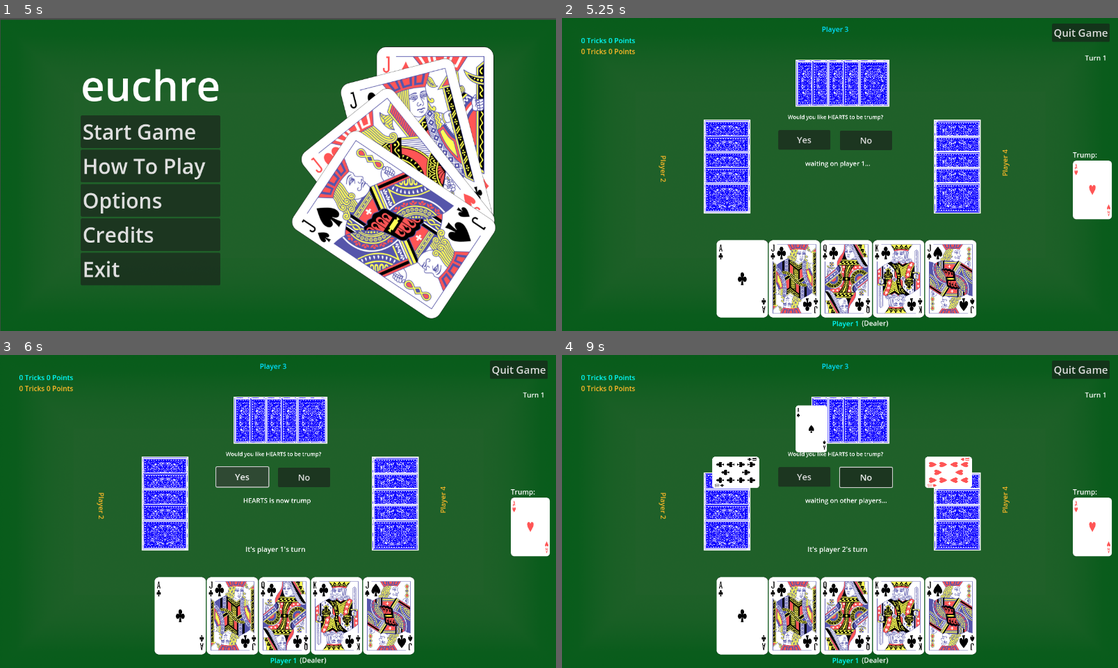
Above: before the commit, frames 1-4 (two rows, left to right).
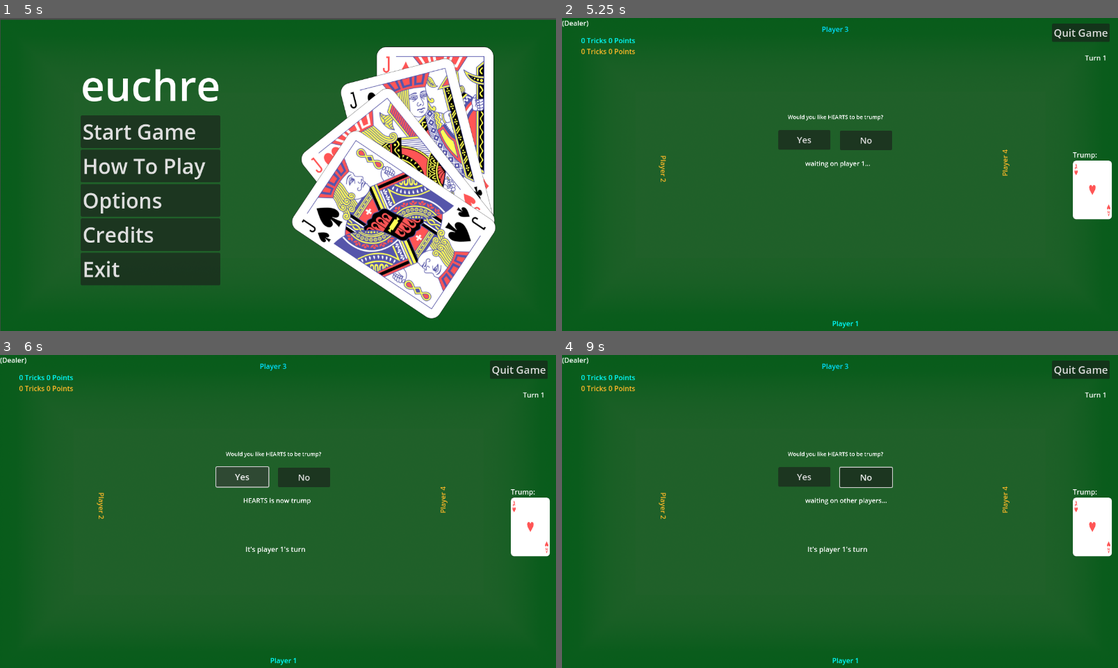
Above: after the commit, the same moments.

Repository: rayaboutany/Euchre
Game: Godot game, scene res://scenes/mainmenu.tscn
Same seed, same stepped clock (60 frames per second), same inputs: the game is played once before the commit and once after it.
Inputs (mouse positions are in pixels of both pictures, inside the frame that each line leads up to):
- Up to frame 1 (5 s): click "How To Play" at 0.5 s; click "Back" at 1.25 s; click "Options" at 2 s; click "Back" at 2.75 s; click "Credits" at 3.5 s; click "Back" at 4.25 s
- Up to frame 2 (5.25 s): click "Start Game" at 5 s
- Up to frame 3 (6 s): click "Yes" at 5.75 s
- Up to frame 4 (9 s): click "Yes" at 6.5 s; click "Yes" at 7.25 s; click "No" at 8 s; move the mouse to (962, 495) at 8.77 s; click (962, 495) at 8.92 s

Frame 1 is identical in both runs. In frame 2, 19% of the frame differs, in the area x 0-76%, y 0-99%; in frame 3, 19%; in frame 4, 19%.
Error after the commit: Parse Error: Preload file "res://scenes/card2.tscn" does not exist. (res://scripts/table.gd:3)

Commit message:
animations functional

Diff:
--- a/scripts/table.gd
+++ b/scripts/table.gd
@@ -1,6 +1,6 @@
 extends Node2D
 #variables and signals
-var load_card = preload("res://scenes/card.tscn")
+var load_card = preload("res://scenes/card2.tscn")
 var deck = []
 var playerHand = []
 var suits = ["HEARTS","DIAMONDS","CLUBS","SPADES"]
@@ -229,16 +229,21 @@
 	for i in 5:
 		if playerHand[i] != null:
 			if playerHand[i].id == card.id:
-				playerHand[i].position -= Vector2(0,100)
+				#playerHand[i].position -= Vector2(0,100)
+				var anim = playerHand[i].get_node("AnimationPlayer")
+				anim.play("card_playing")
 				for j in 4:
 					#print(str(j))
 					if currentTrick[j] == null:
 						currentTrick[j] = playerHand[i]
 						break
-				playerHand[i] = null
+				#playerHand[i] = null
 	print("Current Trick: "+str(currentTrick))
+	await get_tree().create_timer(1.0).timeout
 	playBotCard("bot1")
+	await get_tree().create_timer(1.0).timeout
 	playBotCard("bot2")
+	await get_tree().create_timer(1.0).timeout
 	playBotCard("bot3")
 
 #playing cards for bots
@@ -257,7 +262,9 @@
 			cardShift = Vector2(-20,0)
 	for i in 5:
 		if hand[i] != null:
-			hand[i].position += cardShift
+			#hand[i].position += cardShift
+			var anim = hand[i].get_node("AnimationPlayer")
+			anim.play("card_playing")
 			hand[i].setFaceTexture()
 			hand[i].z_index = 1
 			for j in 4:
Not shown: 1 places in scenes/table.tscn that only renumber resources
